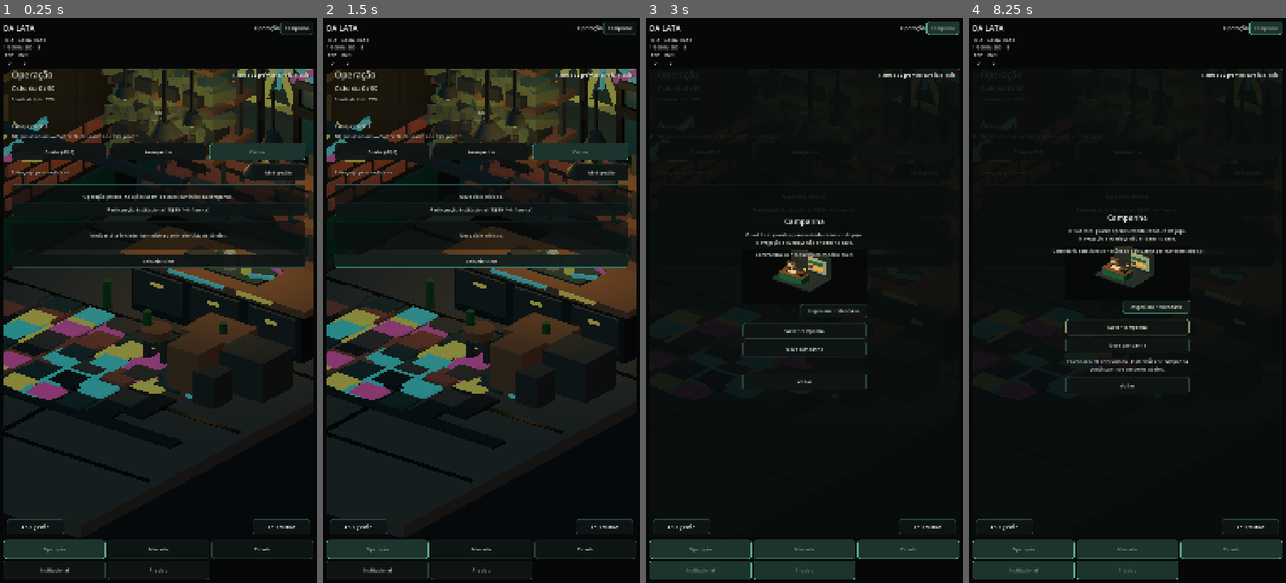
Above: before the commit, frames 1-4 (left to right).
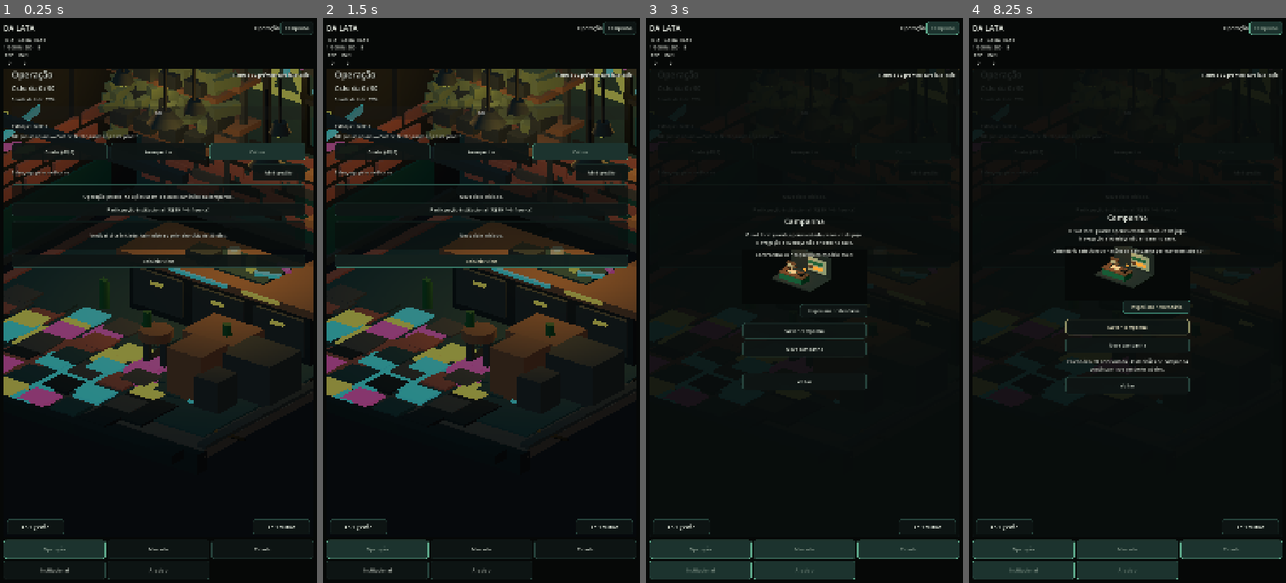
Above: after the commit, the same moments.

Repository: az1nn/growing-rio
Game: Godot game, scene res://scenes/shell/game_shell.tscn
The game is run twice, just before and just after one commit, with the same random seed, the same clock (stepped at 60 frames per second) and the same inputs.
Inputs:
- Up to frame 1 (0.25 s): no input
- Up to frame 2 (1.5 s): click "Reiniciar ciclo" at 0.5 s; click "Reiniciar ciclo" at 1.25 s
- Up to frame 3 (3 s): click "Reiniciar ciclo" at 2 s; click "Campanha" at 2.75 s
- Up to frame 4 (8.25 s): click "Abrir gestão" at 3.5 s; click "Abrir cultivo" at 4.25 s; click "Cuidar (-R$5)" at 5 s; click "Avançar dia" at 5.75 s; click "Abrir gestão" at 6.5 s; click "Participação institucional (-…" at 7.25 s; click "Inspecionar calendário" at 8 s

The runs differ from the first frame. In frame 1, 14% of the frame differs, in the area x 1-99%, y 9-75%; in frame 2, 14%; in frame 3, less than 0.1%; in frame 4, less than 0.1%.

Commit message:
feat(012): compact Operation visible floor for rev8

Diff:
--- a/scenes/visual/operation_diorama.gd
+++ b/scenes/visual/operation_diorama.gd
@@ -19,7 +19,7 @@
 
 const V1_CAMERA_POSITION := Vector3(6.5, 5.4, 8.5)
 const V1_CAMERA_ROTATION := Vector3(-0.43, 0.66, 0.0)
-const V1_CAMERA_SIZE := 5.15
+const V1_CAMERA_SIZE := 4.85
 const V1_OPERATION_PIXEL_SHRINK := 3
 
 const V1_WORKBENCH_MATERIAL_ROLES := {
@@ -189,6 +189,9 @@
     var world := $Viewport/World
 
     for node_name in [
+        "Floor",
+        "FloorJointForeground",
+        "FloorJointSpine",
         "ForegroundApron",
         "ForegroundApronEdge",
         "ForegroundServicePlinth",
@@ -216,7 +219,7 @@
         return
     environment.background_color = Color.from_string("#090D12", Color.BLACK)
     environment.ambient_light_color = Color.from_string("#8B7467", Color.WHITE)
-    environment.ambient_light_energy = 1.82
+    environment.ambient_light_energy = 2.05
 
 func _build_v1_dense_dressing() -> void:
     var world := $Viewport/World
@@ -354,6 +357,7 @@
     _build_v1_revision5_detail(dressing)
     _build_v1_revision6_detail(dressing)
     _build_v1_revision7_detail(dressing)
+    _build_v1_revision8_detail(dressing)
 
 func _build_v1_revision5_detail(dressing: Node3D) -> void:
     # Revision 5: replace remaining macro-block emptiness with authored micro-density.
@@ -671,6 +675,72 @@
         )
 
 
+func _build_v1_revision8_detail(dressing: Node3D) -> void:
+    # Revision 8: preserve the CENA-016 canonical Floor node as structural
+    # evidence, but stop rendering its 11-unit foreground slab. A compact
+    # authored floor now defines the visible room footprint, matching the
+    # accepted cutaway workshop composition without changing semantics.
+    _add_box(
+        dressing,
+        "R8CompactFloorBase",
+        Vector3(0.0, -0.075, -0.10),
+        Vector3(6.45, 0.15, 6.45),
+        &"worn_concrete",
+    )
+    _add_box(
+        dressing,
+        "R8CompactFloorInset",
+        Vector3(-0.05, 0.012, -0.18),
+        Vector3(5.95, 0.035, 5.85),
+        &"petrol_shadow",
+    )
+    _add_box(
+        dressing,
+        "R8FrontFascia",
+        Vector3(0.0, -0.19, 3.16),
+        Vector3(6.45, 0.34, 0.26),
+        &"structural_dark",
+    )
+    _add_box(
+        dressing,
+        "R8LeftFloorFrame",
+        Vector3(-3.13, -0.03, -0.08),
+        Vector3(0.18, 0.18, 6.30),
+        &"brick_coral",
+    )
+    _add_box(
+        dressing,
+        "R8RightFloorFrame",
+        Vector3(3.13, -0.03, -0.08),
+        Vector3(0.18, 0.18, 6.30),
+        &"painted_metal",
+    )
+
+    # Give the accepted amber crown a clear authored wall field and larger
+    # silhouette so it survives portrait composition and scene pixelation.
+    _add_box(
+        dressing,
+        "R8CrownPanel",
+        Vector3(1.18, 3.15, -3.675),
+        Vector3(2.18, 1.52, 0.055),
+        &"petrol_shadow",
+    )
+    _add_box(dressing, "R8CrownBase", Vector3(1.18, 2.80, -3.610), Vector3(1.34, 0.16, 0.060), &"accent_amber")
+    _add_box(dressing, "R8CrownLeft", Vector3(0.72, 3.18, -3.608), Vector3(0.16, 0.76, 0.060), &"accent_amber", Vector3(0.0, 0.0, -0.34))
+    _add_box(dressing, "R8CrownMid", Vector3(1.18, 3.30, -3.608), Vector3(0.16, 0.88, 0.060), &"accent_amber")
+    _add_box(dressing, "R8CrownRight", Vector3(1.64, 3.18, -3.608), Vector3(0.16, 0.76, 0.060), &"accent_amber", Vector3(0.0, 0.0, 0.34))
+    _add_box(dressing, "R8CrownTipL", Vector3(0.58, 3.48, -3.607), Vector3(0.22, 0.22, 0.060), &"accent_amber")
+    _add_box(dressing, "R8CrownTipM", Vector3(1.18, 3.70, -3.607), Vector3(0.22, 0.22, 0.060), &"accent_amber")
+    _add_box(dressing, "R8CrownTipR", Vector3(1.78, 3.48, -3.607), Vector3(0.22, 0.22, 0.060), &"accent_amber")
+    _add_box(dressing, "R8CrownSplashCyan", Vector3(0.35, 2.82, -3.606), Vector3(0.38, 0.10, 0.060), &"accent_cyan", Vector3(0.0, 0.0, -0.48))
+    _add_box(dressing, "R8CrownSplashMagenta", Vector3(1.98, 3.02, -3.606), Vector3(0.42, 0.10, 0.060), &"accent_magenta", Vector3(0.0, 0.0, 0.42))
+    _add_point_light(dressing, "R8CrownGlow", Vector3(1.18, 3.08, -2.72), &"accent_amber", 2.35, 3.10)
+
+    # Warm workbench pool pulls the visual hierarchy into the compact room
+    # instead of the removed foreground runway.
+    _add_point_light(dressing, "R8WorkbenchGlow", Vector3(1.10, 2.05, -0.20), &"accent_amber", 2.10, 3.20)
+
+
 func _configure_v1_pixel_foliage() -> void:
     var world := $Viewport/World
     for planter_name in ["PlanterA", "PlanterRimA", "PlanterB", "PlanterRimB", "PlanterC", "PlanterRimC"]:
@@ -806,9 +876,9 @@
     var cyan := V1MaterialVocabulary.make_standard(&"accent_cyan")
     var amber := V1MaterialVocabulary.make_standard(&"accent_amber")
     cool_key.light_color = cyan.albedo_color
-    cool_key.light_energy = 0.78
+    cool_key.light_energy = 0.58
     warm_practical.light_color = amber.albedo_color
-    warm_practical.light_energy = 4.10
+    warm_practical.light_energy = 4.85
     warm_practical.omni_range = 5.8
 
 func activate_primary_object() -> void:
